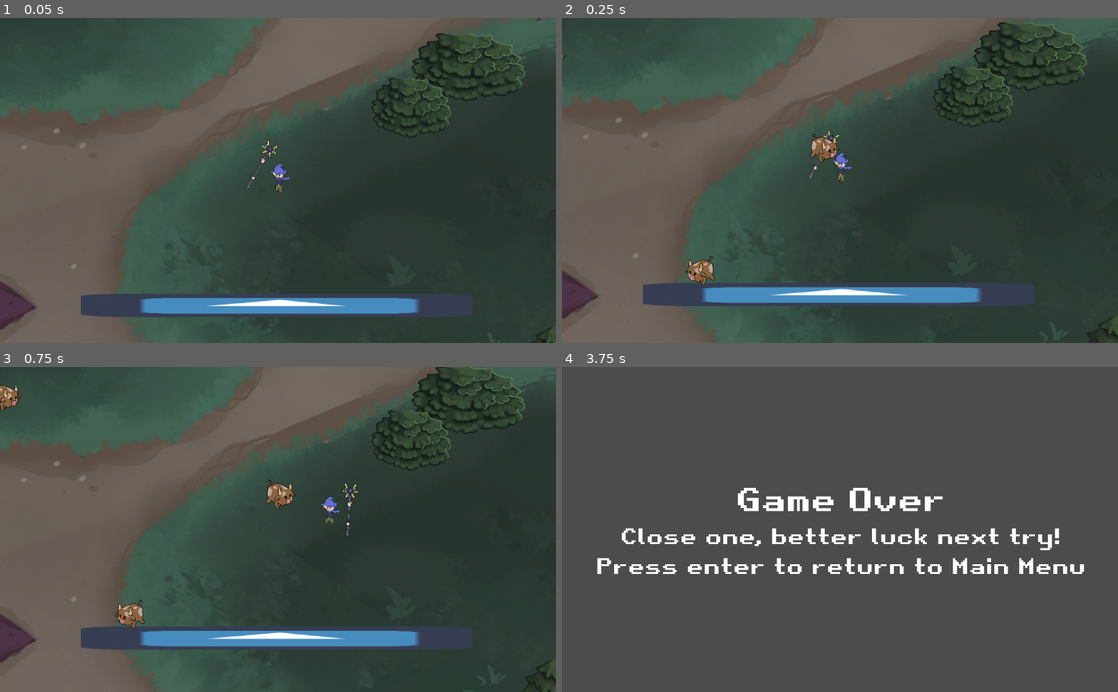
Above: before the commit, frames 1-4 (two rows, left to right).
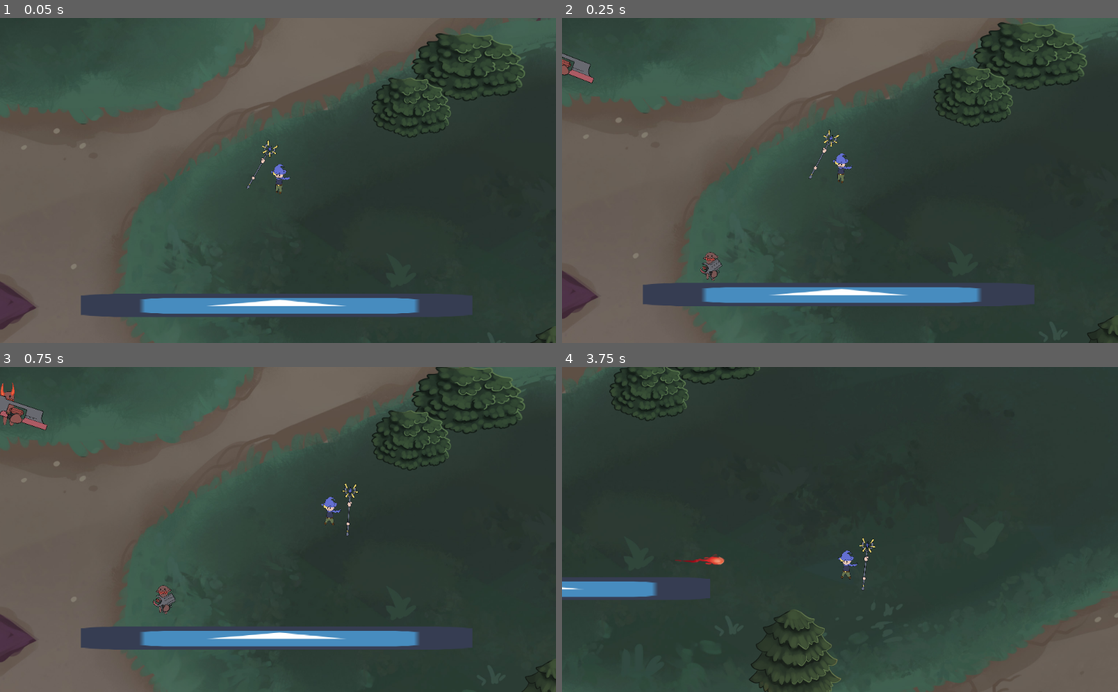
Above: after the commit, the same moments.

Repository: arnette-thomas/gmtk2021
Game: Godot game, scene res://scenes/World1.tscn
Same seed, same stepped clock (60 frames per second), same inputs: the game is played once before the commit and once after it. The engine's default icon, where the game draws it, is replaced by a stand-in: a white triangle on a blue panel in a dark square.
Inputs (mouse positions are in pixels of both pictures, inside the frame that each line leads up to):
- Up to frame 1 (0.05 s): no input
- Up to frame 2 (0.25 s): no input
- Up to frame 3 (0.75 s): tap Enter (ui_accept) at 0.5 s; move the mouse to (400, 513) at 0.52 s; press the mouse at (400, 513) at 0.53 s; hold D (right) from 0.53 s (still down)
- Up to frame 4 (3.75 s): tap Enter (ui_accept) at 0.77, 1.52, 3.02 s; move the mouse to (728, 545) at 1.27 s; release D (right) at 1.28 s; release the mouse at (728, 545) at 1.28 s; hold S (down) 1.28-2.03 s; right-click (728, 545) at 1.35 s; move the mouse to (895, 458) at 2.02 s; press the mouse at (895, 458) at 2.03 s; hold D (right) 2.03-2.78 s; move the mouse to (812, 594) at 2.77 s; release the mouse at (812, 594) at 2.78 s; hold Up (ui_up) 2.78-3.53 s; right-click (812, 594) at 2.85 s; move the mouse to (1006, 578) at 3.52 s; press the mouse at (1006, 578) at 3.53 s; hold Q (left) from 3.53 s (still down)

Frame 1 is identical in both runs. In frame 2, 0.9% of the frame differs, in the area x 0-50%, y 10-83%; in frame 3, 1.4%; in frame 4, 88%, in the area x 0-100%, y 0-100%.

Commit message:
Fix energybullet

Diff:
--- a/scenes/World1.gd
+++ b/scenes/World1.gd
@@ -19,7 +19,7 @@
 		num_z_shotgun = nzsh
 
 var waves = [
-	Wave.new(5,1,0,0,0),
+	Wave.new(0,1,0,1,0),
 #	Wave.new(0,1,0,0,0),
 ]
 
--- a/scripts/Bullets/EnergyBullet.gd
+++ b/scripts/Bullets/EnergyBullet.gd
@@ -78,6 +78,10 @@
 		body.remove_hp(damage)
 		do_the_particle_thingy_then_kill()
 
+	elif body.is_in_group("player") and not friendly:
+		body.hit()
+		do_the_particle_thingy_then_kill()
+
 
 func do_the_particle_thingy_then_kill():
 	# Disable collisions
